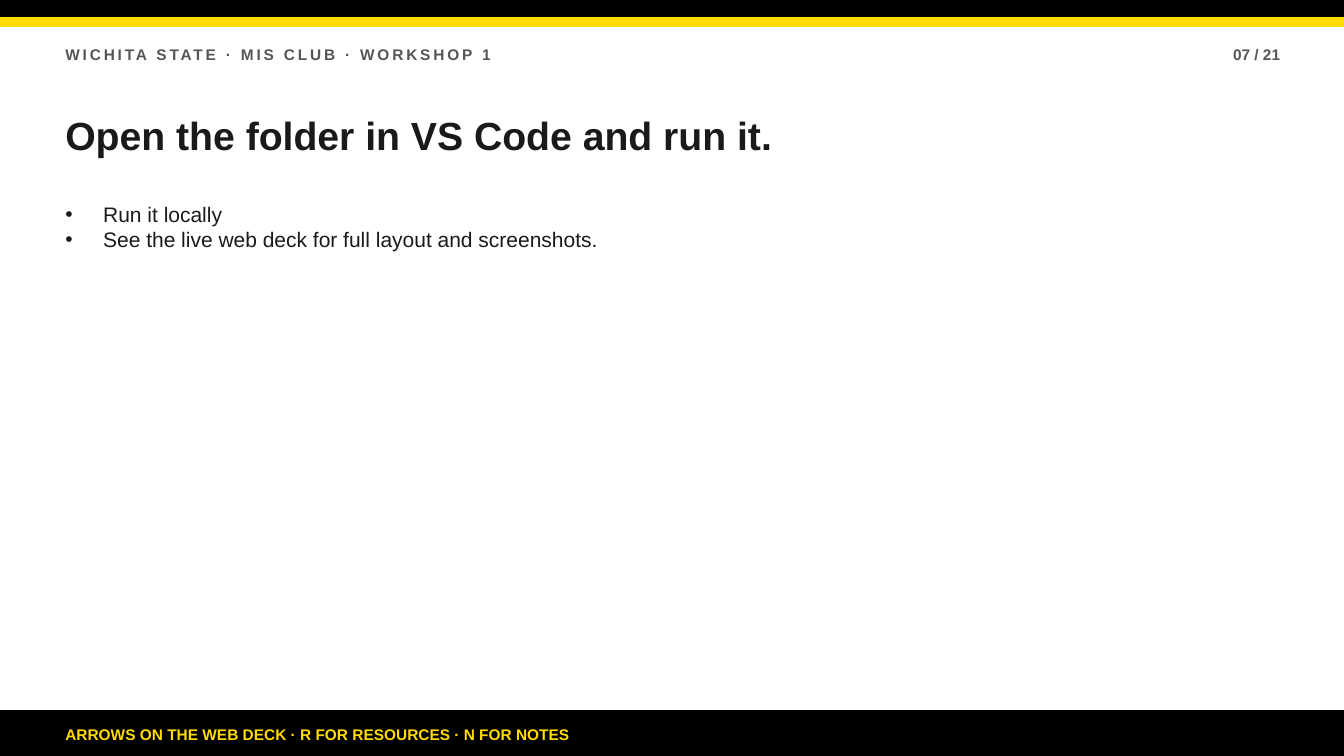
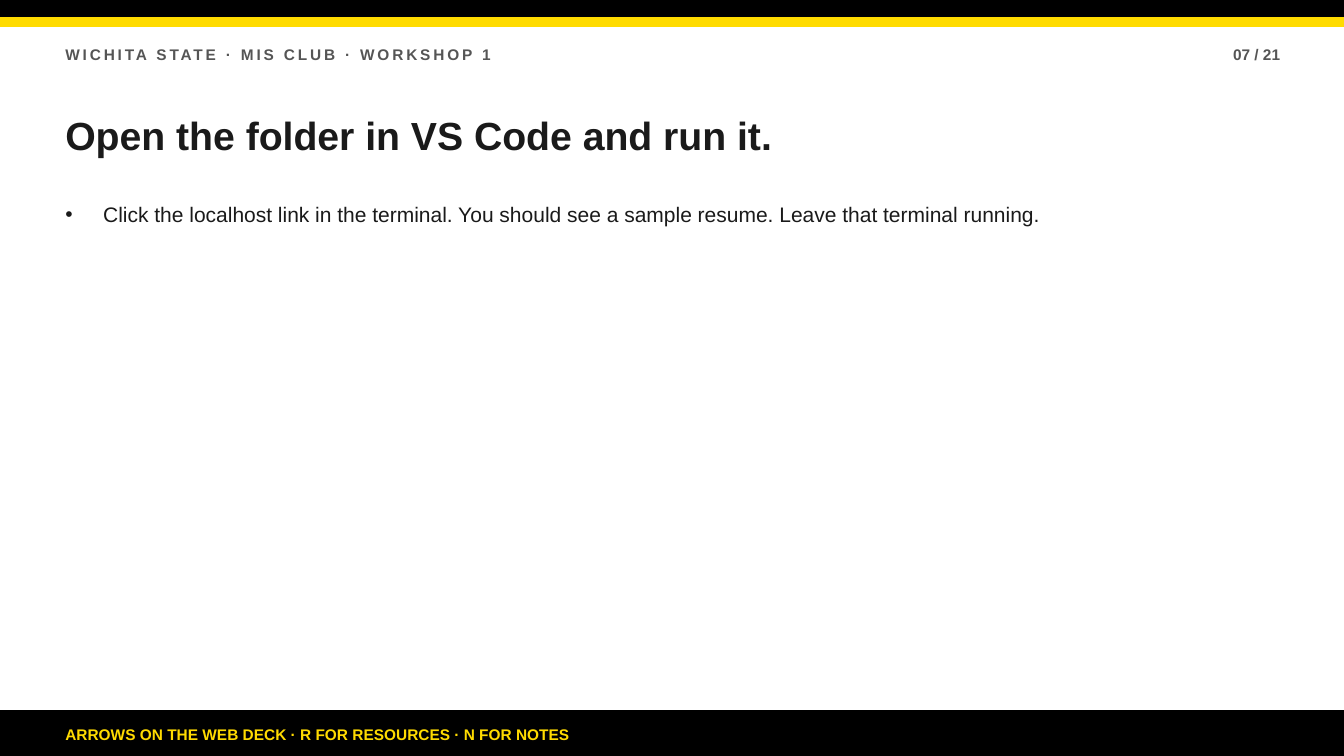
Before and after one commit to bsbcyber/workshop-site, a slide deck: slide 7 of downloads/workshop-1-presentation.pptx. Drawn at 1344x756 pixels with LibreOffice and Linux fonts; fonts in the diff are those of the drawing. Boxes give left, top, right and bottom in pixels: in the first picture for what was removed or moved away, otherwise in the second. Text is boxed around its words. In the diff, an @@ line names an element or a change of style, - is before the commit and + after.

```diff
--- a/downloads/workshop-1-presentation.pptx
+++ b/downloads/workshop-1-presentation.pptx
@@ text at (103,206,1040,227): text changed @@
-• Run it locally
-• See the live web deck for full layout and screenshots.
+• Click the localhost link in the terminal. You should see a sample resume. Leave that terminal running.
```
Also in this commit, not shown: 18 other slides changed, 4 other files.
